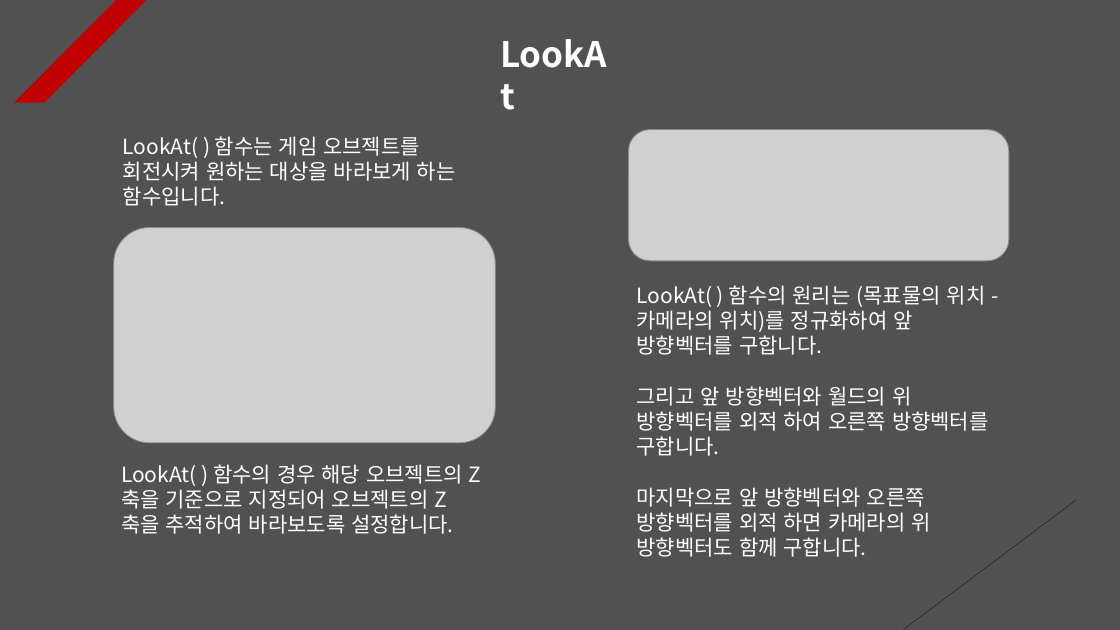
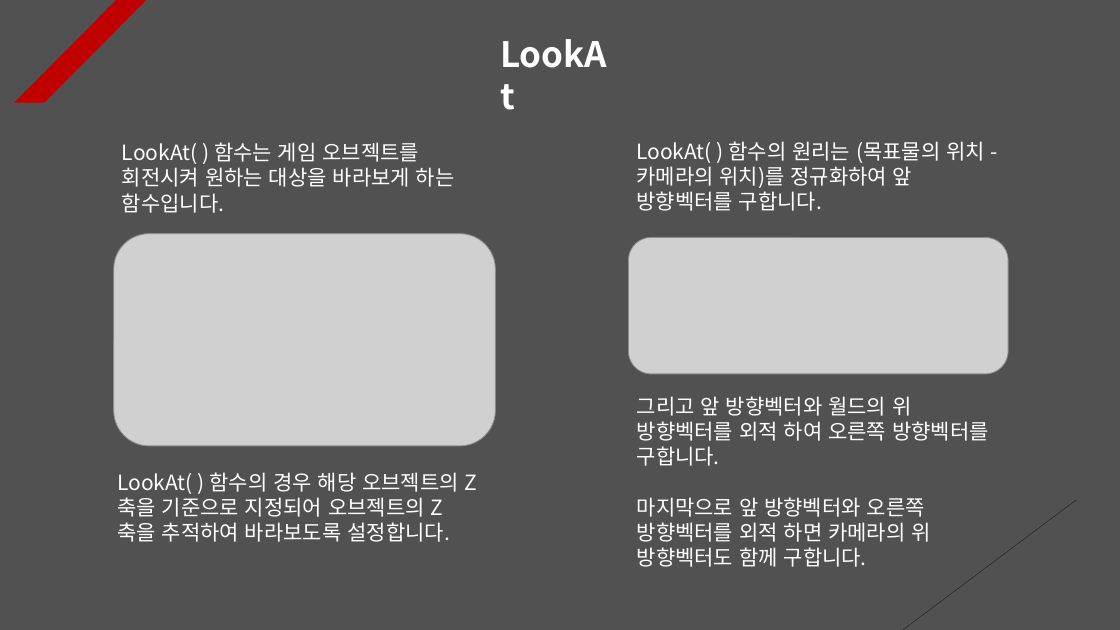
Before and after one commit to Unity2033/3D-UnityEngine, a slide deck: slide 6 of Assets/Class/Rotation/PPT Data/Rotation Example.pptx. Drawn at 1120x630 pixels with LibreOffice and Linux fonts; fonts in the diff are those of the drawing; grey boxes stand for pictures. Boxes give left, top, right and bottom in pixels: in the first picture for what was removed or moved away, otherwise in the second. Text is boxed around its words. In the diff, an @@ line names an element or a change of style, - is before the commit and + after.

```diff
--- a/Assets/Class/Rotation/PPT Data/Rotation Example.pptx
+++ b/Assets/Class/Rotation/PPT Data/Rotation Example.pptx
@@ text "LookAt( ) 함수는 게임 오브젝트를 ...": place and size @@
-text "LookAt( ) 함수는 게임 오브젝트를 ..." at <box>123,136,456,206</box>
+text "LookAt( ) 함수는 게임 오브젝트를 ..." at <box>122,142,455,213</box>
@@ text added at <box>636,141,985,211</box>, 18 pt, text #FFFFFF @@
+LookAt( ) 함수의 원리는 (목표물의 위치 - 카메라의 위치)를 정규화하여 앞 방향벡터를 구합니다.
@@ picture: place and size @@
-picture at <box>113,228,495,443</box>
+picture at <box>113,234,495,446</box>
@@ picture: place and size @@
-picture at <box>628,129,1009,260</box>
+picture at <box>628,238,1008,374</box>
@@ text at <box>637,285,986,355</box>: paragraph removed @@
-LookAt( ) 함수의 원리는 (목표물의 위치 - 카메라의 위치)를 정규화하여 앞 방향벡터를 구합니다.
@@ text "그리고 앞 방향벡터와 월드의 위 ...": place and size @@
-text "그리고 앞 방향벡터와 월드의 위 ..." at <box>637,285,989,557</box>
+text "그리고 앞 방향벡터와 월드의 위 ..." at <box>637,396,989,567</box>
@@ text "LookAt( ) 함수의 경우 해당 ...": place and size @@
-text "LookAt( ) 함수의 경우 해당 ..." at <box>121,464,482,534</box>
+text "LookAt( ) 함수의 경우 해당 ..." at <box>117,472,478,542</box>
```
Also in this commit, not shown: 10 other slides changed, 1 slide added, 1 slide removed, 14 other files.
